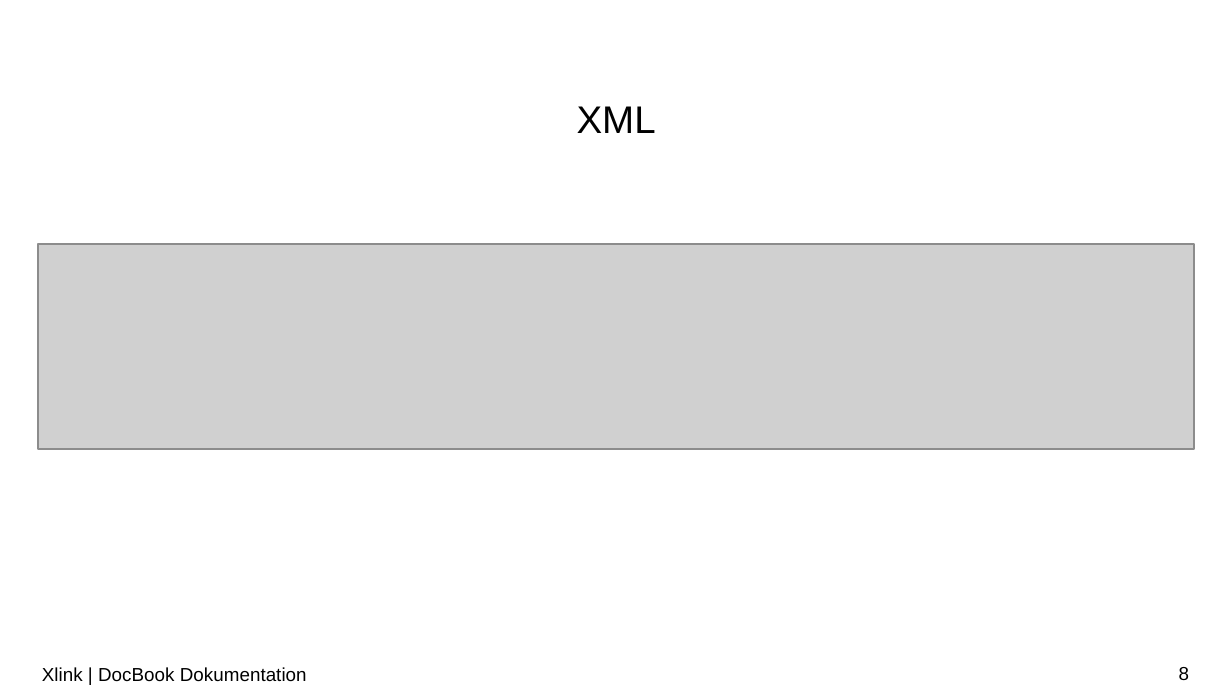
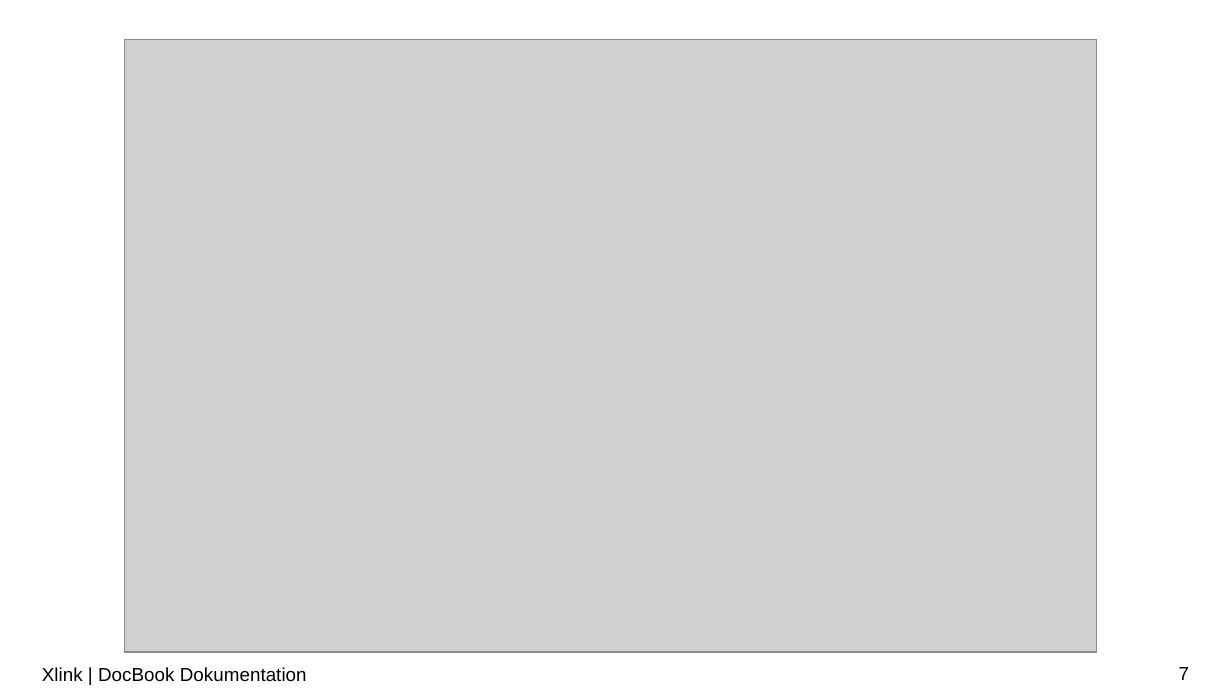
Before and after one commit to LorenzoBrazzi-zz/XML_Praktikum, a slide deck: slide 7 of Präsentationen/PP_notenbonus v2.pptx (slide 8 before the commit). Drawn at 1232x693 pixels with LibreOffice and Linux fonts; fonts in the diff are those of the drawing; grey boxes stand for pictures; background and template pictures are left out. Boxes give left, top, right and bottom in pixels: in the first picture for what was removed or moved away, otherwise in the second. Text is boxed around its words. In the diff, an @@ line names an element or a change of style, - is before the commit and + after.

```diff
--- a/Präsentationen/PP_notenbonus v2.pptx
+++ b/Präsentationen/PP_notenbonus v2.pptx
@@ picture added at bbox=[124, 39, 1096, 652] @@
@@ title removed at bbox=[577, 106, 656, 133] @@
-XML
@@ picture removed at bbox=[38, 244, 1194, 450] @@
@@ page number at bbox=[1179, 667, 1189, 680]: text changed @@
-8
+7
```
Also in this commit, not shown: 4 other slides changed, 1 slide removed, 1 other file.
